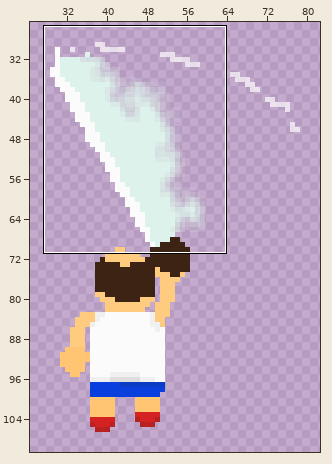
Edited in one commit: sprite sheet (Assets/Sprites/character sprites/Attack/CraigAttackUp2.png). The first picture is a wide view before the edit; the outline marks the close-up.
Close-up. Earlier state:
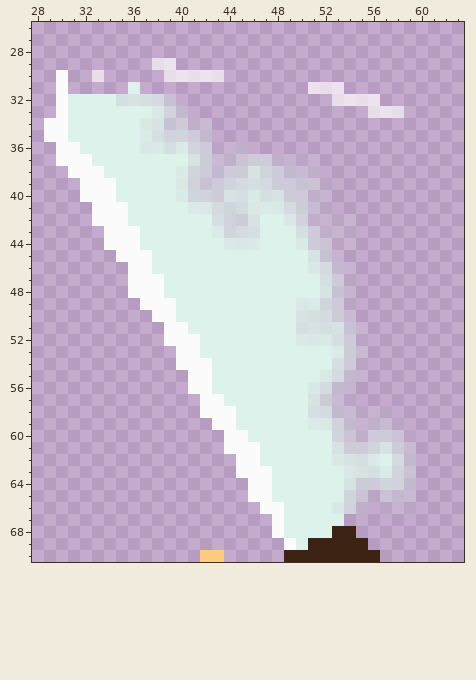
The file is 88x171 pixels. Colours within 5 levels of each other are drawn and written as one. Shown: x 28..63, y 26..70. The wide view leaves out empty margins.
Now the later version:
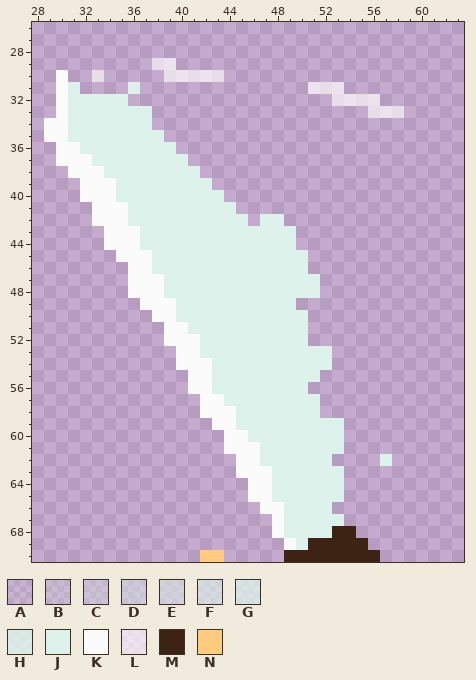
Palette (. is transparent): A #ddf2ea1c  B #ddf2ea38  C #ddf2ea55  D #ddf2ea71  E #ddf2ea8d  F #ddf2eaaa  G #ddf2eac6  H #ddf2eae2  J #ddf2ea  K #fbfbfb  L #ffffffab  M #3d2314  N #ffcb7e
Edits made:
@@ x 28..63 @@
 30 ..K..L.....LLLLL....................
-31 ..K.....J..............LLL..........
-32 ..KJJJJGGGFD.............LLLL.......
-33 ..KJJJJJJJHEC...............LLL.....
-34 .KKJJJJJJHGDDBB.....................
-35 .KKJJJJJJHGEFDC.....................
-36 ..KKJJJJJHHGHFDAAB..................
-37 ..KKKJJJJJJJJGEBBCEDBAAA............
-38 ...KKKJJJJJJHFDCDEGFDCBB............
-39 ....KKKJJJJJHEDDFFGFEDDCA...........
-40 ....KKKJJJJJHFEEGGHGGEDBA...........
-41 .....KKKJJJJJHHFFFHHHFEBA...........
-42 .....KKKJJJJJJJGEEGJJHEBAAA.........
-43 ......KKKJJJJJJHFFGJJJGDBAA.........
-44 ......KKKJJJJJJJHHHJJJHECAA.........
-45 .......KKKJJJJJJJJJJJJJGDA..........
-46 ........KKJJJJJJJJJJJJJHFCA.........
-47 ........KKKJJJJJJJJJJJJJGDA.........
-48 ........KKKJJJJJJJJJJJJJGDA.........
-49 .........KKKJJJJJJJJJJHHFDA.........
-50 ..........KKJJJJJJJJJJGGFEB.........
-51 ...........KKJJJJJJJJJGGGGDA........
-52 ...........KKKJJJJJJJJHHHGDA........
-53 ............KKJJJJJJJJJJJHEB........
-54 ............KKKJJJJJJJJJJGDA........
-55 .............KKJJJJJJJJJHFCA........
-56 .............KKJJJJJJJJHFCA.........
-57 ..............KKJJJJJJJGEBA.........
-58 ..............KKKJJJJJJGFCBAAA......
-59 ...............KKJJJJJJHHECABBA.....
-60 ................KKJJJJJJJFCBDECA....
-61 ................KKKJJJJJJGEDFGEB....
-62 .................KKJJJJJJHGGHJFC....
-63 .................KKKJJJJJJHGGHFC....
-64 ..................KKJJJJJJGEDFEC....
-65 ..................KKJJJJJJFCACCB....
-66 ...................KKJJJJHEB.AAA....
+31 ..KJ....J..............LLL..........
+32 ..KJJJJJ.................LLLL.......
+33 ..KJJJJJJJ..................LLL.....
+34 .KKJJJJJJJ..........................
+35 .KKJJJJJJJJ.........................
+36 ..KKJJJJJJJJ........................
+37 ..KKKJJJJJJJJ.......................
+38 ...KKKJJJJJJJJ......................
+39 ....KKKJJJJJJJJ.....................
+40 ....KKKJJJJJJJJJ....................
+41 .....KKKJJJJJJJJJ...................
+42 .....KKKJJJJJJJJJJ.JJ...............
+43 ......KKKJJJJJJJJJJJJJ..............
+44 ......KKKJJJJJJJJJJJJJ..............
+45 .......KKKJJJJJJJJJJJJJ.............
+46 ........KKJJJJJJJJJJJJJ.............
+47 ........KKKJJJJJJJJJJJJJ............
+48 ........KKKJJJJJJJJJJJJJ............
+49 .........KKKJJJJJJJJJJ..............
+50 ..........KKJJJJJJJJJJJ.............
+51 ...........KKJJJJJJJJJJ.............
+52 ...........KKKJJJJJJJJJ.............
+53 ............KKJJJJJJJJJJJ...........
+54 ............KKKJJJJJJJJJJ...........
+55 .............KKJJJJJJJJJ............
+56 .............KKJJJJJJJJ.............
+57 ..............KKJJJJJJJJ............
+58 ..............KKKJJJJJJJ............
+59 ...............KKJJJJJJJJJ..........
+60 ................KKJJJJJJJJ..........
+61 ................KKKJJJJJJJ..........
+62 .................KKJJJJJJ....J......
+63 .................KKKJJJJJJ..........
+64 ..................KKJJJJJJ..........
+65 ..................KKJJJJJJ..........
+66 ...................KKJJJJ...........
 67 ....................KJJJJJ..........
Where, in picture pixels (left, top, right, bottom), the same in both close-ups:
changed: (68, 82, 416, 514)
